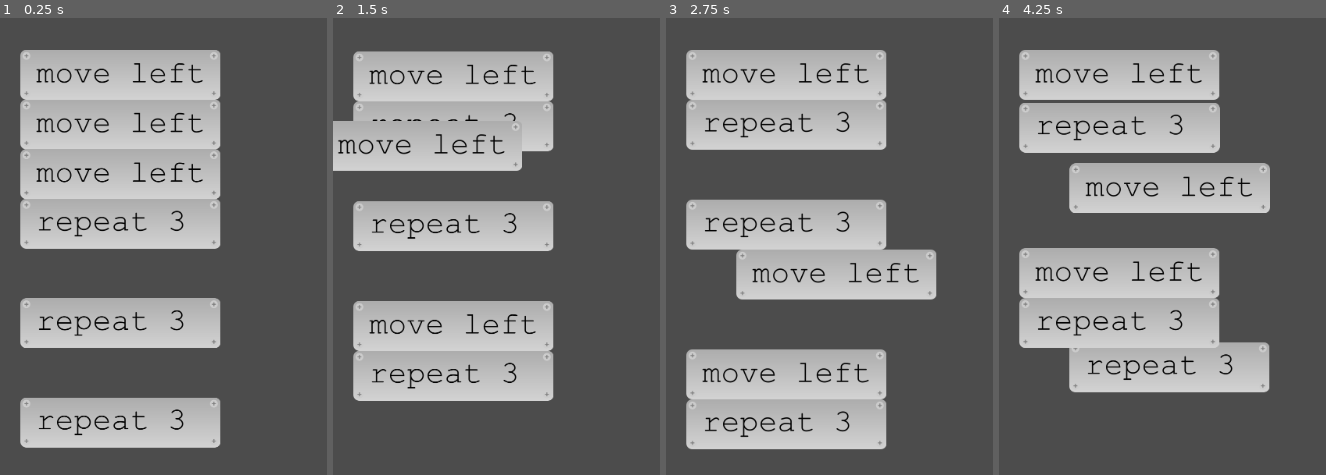
Above: before the commit, frames 1-4 (left to right).
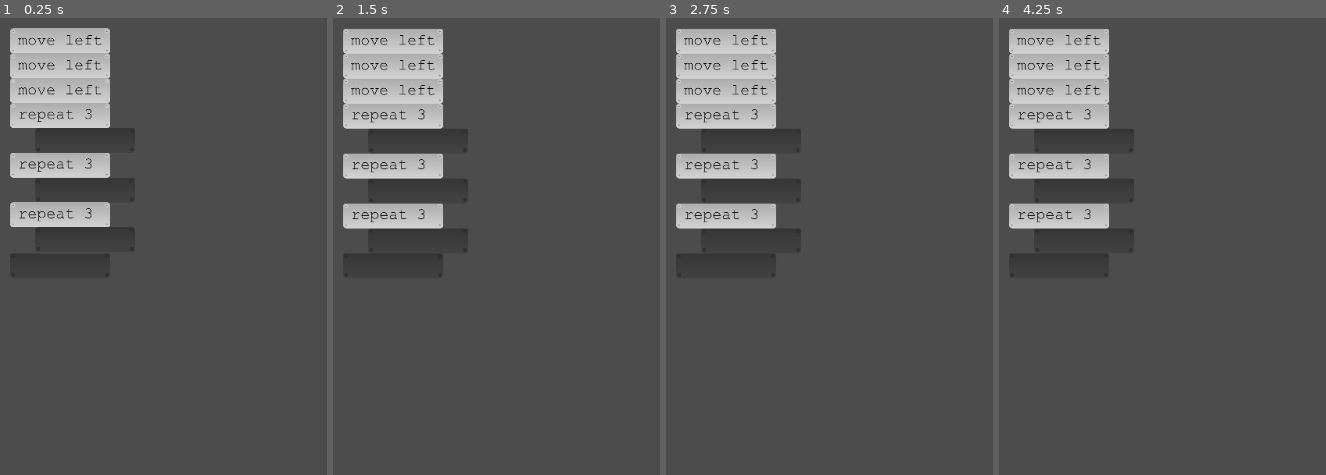
Above: after the commit, the same moments.

Repository: HoneyPony/a-halting-problem
Game: Godot game, scene res://Game.tscn
Same seed, same stepped clock (60 frames per second), same inputs: the game is played once before the commit and once after it.
Inputs (mouse positions are in pixels of both pictures, inside the frame that each line leads up to):
- Up to frame 1 (0.25 s): no input
- Up to frame 2 (1.5 s): drag from (453, 72) to (362, 287) at 0.52 s; drag from (453, 72) to (362, 287) at 1.27 s
- Up to frame 3 (2.75 s): move the mouse to (786, 72) at 2.02 s; click (786, 72) at 2.17 s
- Up to frame 4 (4.25 s): drag from (1119, 123) to (1119, 374) at 2.77 s; drag from (1119, 123) to (1126, 411) at 3.52 s

The runs differ from the first frame. In frame 1, 36% of the frame differs, in the area x 3-68%, y 2-95%; in frame 2, 33%; in frame 3, 39%; in frame 4, 40%, in the area x 3-83%, y 2-83%.

Commit message:
Work on block UI

Diff:
--- a/Game.tscn
+++ b/Game.tscn
@@ -6,17 +6,20 @@
 
 [node name="Root" type="Node2D"]
 
-[node name="BlockList" parent="." instance=ExtResource( 3 )]
+[node name="Node2D" type="Node2D" parent="."]
+scale = Vector2( 0.5, 0.5 )
+
+[node name="BlockList" parent="Node2D" instance=ExtResource( 3 )]
 position = Vector2( 26, 55 )
 
-[node name="BlockMove" parent="BlockList" instance=ExtResource( 1 )]
+[node name="BlockMove" parent="Node2D/BlockList" instance=ExtResource( 1 )]
 
-[node name="BlockMove2" parent="BlockList" instance=ExtResource( 1 )]
+[node name="BlockMove2" parent="Node2D/BlockList" instance=ExtResource( 1 )]
 
-[node name="BlockMove3" parent="BlockList" instance=ExtResource( 1 )]
+[node name="BlockMove3" parent="Node2D/BlockList" instance=ExtResource( 1 )]
 
-[node name="BlockRepeat" parent="BlockList" instance=ExtResource( 2 )]
+[node name="BlockRepeat" parent="Node2D/BlockList" instance=ExtResource( 2 )]
 
-[node name="BlockRepeat2" parent="BlockList" instance=ExtResource( 2 )]
+[node name="BlockRepeat2" parent="Node2D/BlockList" instance=ExtResource( 2 )]
 
-[node name="BlockRepeat3" parent="BlockList" instance=ExtResource( 2 )]
+[node name="BlockRepeat3" parent="Node2D/BlockList" instance=ExtResource( 2 )]
--- a/blocks/Block.gd
+++ b/blocks/Block.gd
@@ -18,10 +18,13 @@
 	block_parent = get_parent()
 
 func get_height():
-	# TODO: Make this more robust!
+	# TODO: Make this more robust (also should it be more efficient?)!
 	var bl = get_node_or_null("BlockList")
 	if bl != null:
-		return bl.block_list.size() * 64 + 128
+		var height = 128
+		for b in bl.block_list:
+			height += b.get_height()
+		return height
 
 	return 64
 
--- a/blocks/BlockList.gd
+++ b/blocks/BlockList.gd
@@ -5,6 +5,8 @@
 
 onready var col = $CollisionShape2D
 onready var col_shape: RectangleShape2D = $CollisionShape2D.shape
+
+onready var empty_block = $EmptyBlock
 
 func _ready():
 	for child in get_children():
@@ -29,7 +31,7 @@
 	for child in block_list:
 
 		var target_x = global_position.x + x
-		var target_y = global_position.y + y + 32
+		var target_y = global_position.y + y + 32 * global_scale.y
 
 		var target = Vector2(target_x, target_y)
 
@@ -38,11 +40,15 @@
 			f = 1.0
 		child.global_position += (target - child.global_position) * f
 
-		y += child.get_height()
+		y += child.get_height() * global_scale.y
 
-	y += 32
+	$EmptyBlock.global_position.y = global_position.y + y #+ 32 * global_scale.y
 
-	col_shape.extents.y = y * 0.5
+	y += 32 * global_scale.y
+
+
+
+	col_shape.extents.y = y * 0.5 / global_scale.y
 	col.position.y = col_shape.extents.y
 
 func _process(delta):
--- a/blocks/BlockList.tscn
+++ b/blocks/BlockList.tscn
@@ -1,10 +1,11 @@
-[gd_scene load_steps=3 format=2]
+[gd_scene load_steps=4 format=2]
 
+[ext_resource path="res://blocks/empty_block.svg" type="Texture" id=1]
 [ext_resource path="res://blocks/BlockList.gd" type="Script" id=3]
 
 [sub_resource type="RectangleShape2D" id=1]
 resource_local_to_scene = true
-extents = Vector2( 10, 0 )
+extents = Vector2( 40, 0 )
 
 [node name="BlockList" type="Area2D"]
 collision_mask = 0
@@ -13,3 +14,9 @@
 [node name="CollisionShape2D" type="CollisionShape2D" parent="."]
 position = Vector2( 10, 0 )
 shape = SubResource( 1 )
+
+[node name="EmptyBlock" type="Sprite" parent="."]
+position = Vector2( 0, -32 )
+scale = Vector2( 0.5, 0.5 )
+texture = ExtResource( 1 )
+centered = false
--- /dev/null
+++ b/blocks/empty_block.svg
@@ -0,0 +1,104 @@
+<?xml version="1.0" encoding="UTF-8" standalone="no"?>
+<!-- Created with Inkscape (http://www.inkscape.org/) -->
+
+<svg
+   width="256"
+   height="64"
+   viewBox="0 0 67.733332 16.933334"
+   version="1.1"
+   id="svg5"
+   inkscape:version="1.1.1 (3bf5ae0d25, 2021-09-20)"
+   sodipodi:docname="empty_block.svg"
+   xmlns:inkscape="http://www.inkscape.org/namespaces/inkscape"
+   xmlns:sodipodi="http://sodipodi.sourceforge.net/DTD/sodipodi-0.dtd"
+   xmlns:xlink="http://www.w3.org/1999/xlink"
+   xmlns="http://www.w3.org/2000/svg"
+   xmlns:svg="http://www.w3.org/2000/svg">
+  <sodipodi:namedview
+     id="namedview7"
+     pagecolor="#505050"
+     bordercolor="#eeeeee"
+     borderopacity="1"
+     inkscape:pageshadow="0"
+     inkscape:pageopacity="0"
+     inkscape:pagecheckerboard="0"
+     inkscape:document-units="px"
+     showgrid="false"
+     inkscape:zoom="1.2810466"
+     inkscape:cx="236.91566"
+     inkscape:cy="9.3673409"
+     inkscape:window-width="1620"
+     inkscape:window-height="1018"
+     inkscape:window-x="-6"
+     inkscape:window-y="-6"
+     inkscape:window-maximized="1"
+     inkscape:current-layer="layer1"
+     units="px"
+     width="64px"
+     fit-margin-top="0"
+     fit-margin-left="0"
+     fit-margin-right="0"
+     fit-margin-bottom="0" />
+  <defs
+     id="defs2">
+    <linearGradient
+       inkscape:collect="always"
+       id="linearGradient9518">
+      <stop
+         style="stop-color:#434343;stop-opacity:1"
+         offset="0"
+         id="stop9514" />
+      <stop
+         style="stop-color:#353535;stop-opacity:1"
+         offset="1"
+         id="stop9516" />
+    </linearGradient>
+    <linearGradient
+       inkscape:collect="always"
+       xlink:href="#linearGradient9518"
+       id="linearGradient9520"
+       x1="28.186417"
+       y1="16.791153"
+       x2="28.186417"
+       y2="-1.6103421"
+       gradientUnits="userSpaceOnUse"
+       gradientTransform="scale(0.99800146,1)" />
+  </defs>
+  <g
+     inkscape:label="Layer 1"
+     inkscape:groupmode="layer"
+     id="layer1">
+    <path
+       id="rect3863"
+       style="fill:url(#linearGradient9520);fill-opacity:1;stroke-width:1.70894377;stroke-linejoin:round;stroke-miterlimit:4;stroke-dasharray:none"
+       d="M 2.0096862,0 H 65.723648 c 1.113366,0 2.009686,0.89811499 2.009686,2.0137107 V 14.919624 c 0,1.115595 -0.89632,2.01371 -2.009686,2.01371 H 2.0096862 C 0.89632007,16.933334 0,16.035219 0,14.919624 V 2.0137107 C 0,0.89811499 0.89632007,0 2.0096862,0 Z" />
+    <g
+       id="g9358"
+       transform="translate(-0.07745132,0.05163421)">
+      <circle
+         style="fill:#303030;stroke-width:0.747841;stroke-linejoin:round;fill-opacity:1"
+         id="path9104"
+         cx="2.1490641"
+         cy="2.0199783"
+         r="1.3229166" />
+    </g>
+    <circle
+       style="fill:#303030;fill-opacity:1;stroke-width:0.747841;stroke-linejoin:round"
+       id="circle9360"
+       cx="2.0716128"
+       cy="14.773629"
+       r="1.3229166" />
+    <circle
+       style="fill:#303030;fill-opacity:1;stroke-width:0.747841;stroke-linejoin:round"
+       id="circle9368"
+       cx="65.555878"
+       cy="2.0716126"
+       r="1.3229166" />
+    <circle
+       style="fill:#303030;fill-opacity:1;stroke-width:0.747841;stroke-linejoin:round"
+       id="circle9376"
+       cx="65.555878"
+       cy="14.773629"
+       r="1.3229166" />
+  </g>
+</svg>
Not shown, added: blocks/empty_block.svg.import
